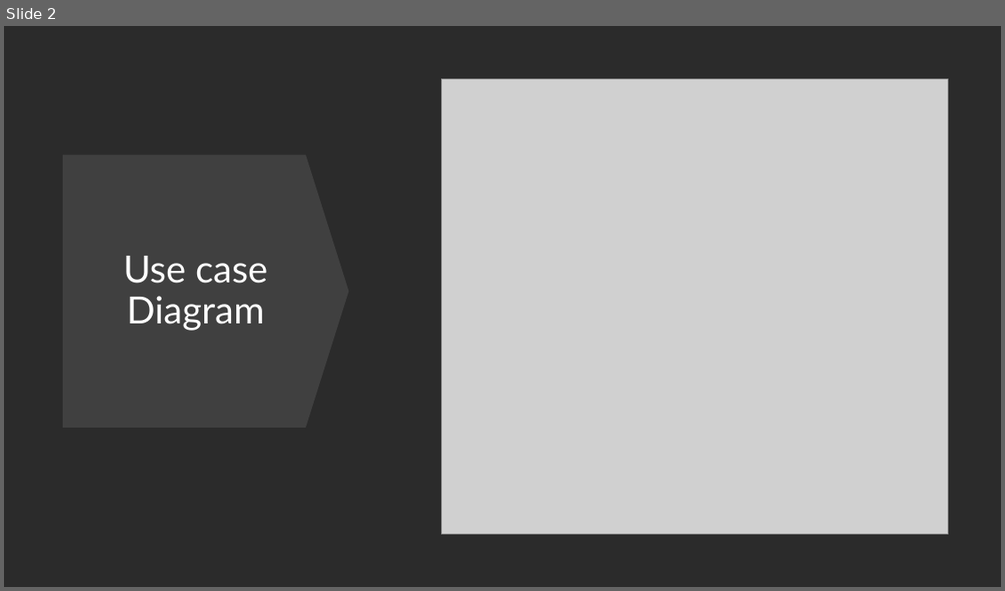
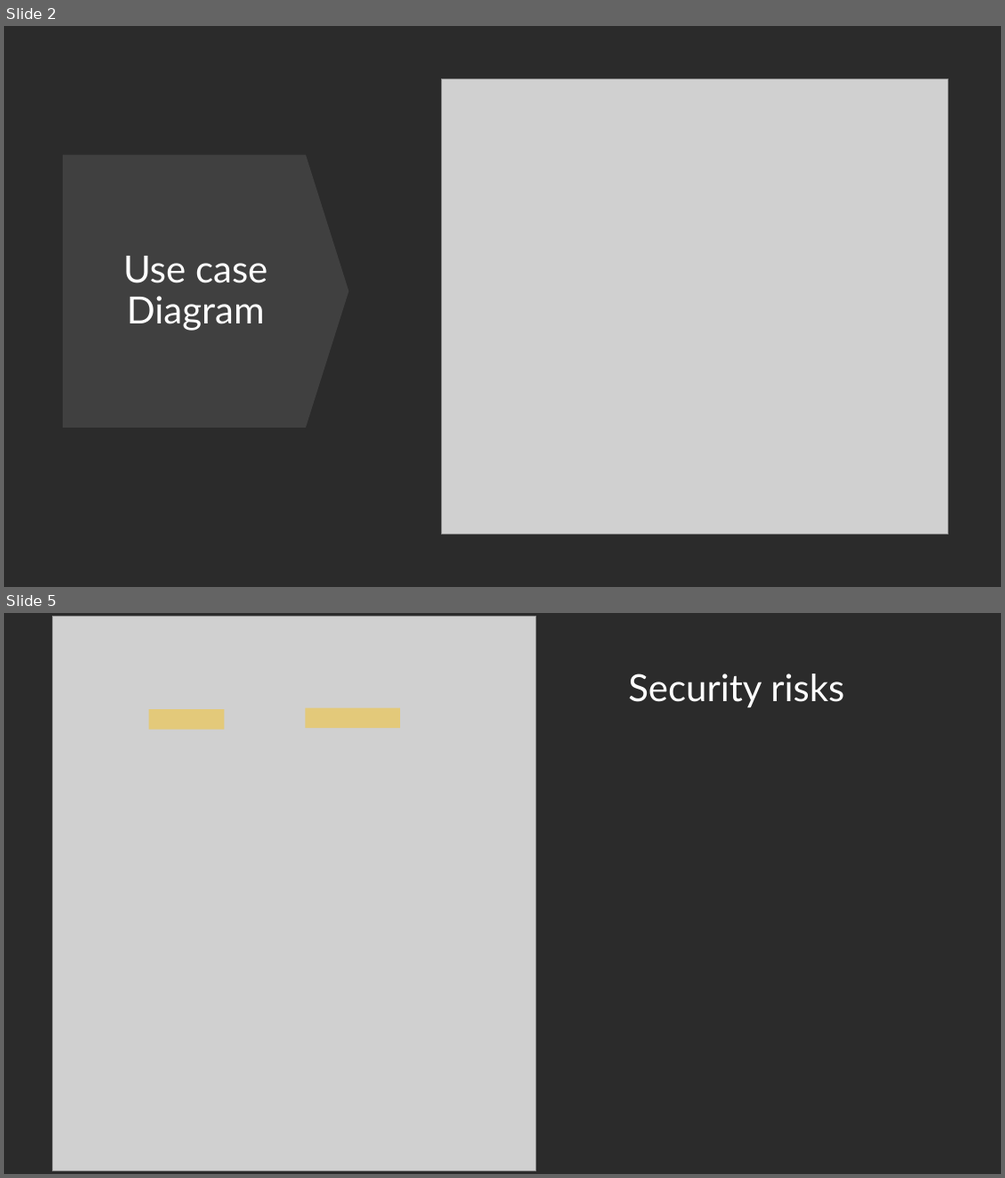
Before and after one commit to Florian-LeVasseur/UML, a slide deck: presentation.pptx. Shown one above the other, each under a label of ours: slide 2 before the commit, slides 2 and 5 after it; the slides between them are not shown. The pictures are 1005x591 and 1005x1178 pixels, drawn with LibreOffice and Linux fonts; fonts in the diff are those of the drawing; grey boxes stand for pictures; background and template pictures are left out; a plain dark background stands for a picture behind light text. Boxes give left, top, right and bottom in pixels: in the first picture for what was removed or moved away, otherwise in the second. Text is boxed around its words. In the diff, an @@ line names an element or a change of style, - is before the commit and + after.

Commit message:
MAJ pp

```diff
--- a/presentation.pptx
+++ b/presentation.pptx
@@ slide 5 added at (4,613,1001,1174), background picture (left out) @@
@@ picture added at (53,616,535,1170) @@
@@ title added at (628,674,844,708), 36 pt, text #FFFFFF @@
+Security risks
@@ rectangle added at (149,709,225,730), fill #FFC000 at 41% opacity @@
@@ rectangle added at (306,708,400,728), fill #FFC000 at 41% opacity @@
```
Also in this commit, not shown: 3 other slides added, 3 slides removed.
